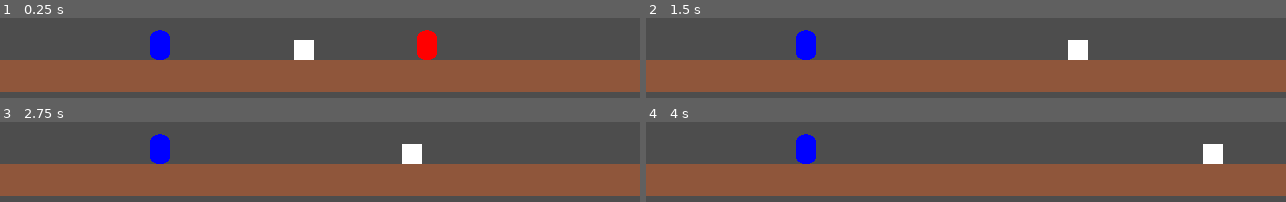
Above: before the commit, frames 1-4 (two rows, left to right).
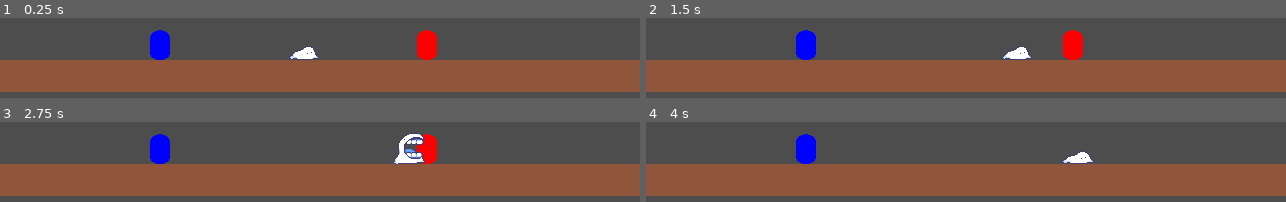
Above: after the commit, the same moments.

Repository: GriffinRio/JamlyticsJam2
Game: Godot game, scene res://Scenes/main.tscn
The game is run twice, just before and just after one commit, with the same random seed, the same clock (stepped at 60 frames per second) and the same inputs.
Inputs:
- Up to frame 1 (0.25 s): no input
- Up to frame 2 (1.5 s): tap Enter at 0.5 s; hold D (move_right) from 0.53 s (still down); tap Up (Jump) at 0.77 s
- Up to frame 3 (2.75 s): tap Up (Jump) at 1.52 s; release D (move_right) at 2.03 s; hold A (move_left) from 2.03 s (still down)
- Up to frame 4 (4 s): release A (move_left) at 2.78 s; hold D (move_right) from 2.78 s (still down); tap Up (Jump) at 3.02, 3.77 s

The runs differ from the first frame. In frame 1, 0.5% of the frame differs, in the area x 45-50%, y 27-53%; in frame 2, 1.8%; in frame 3, 1.9%, in the area x 61-69%, y 13-54%; in frame 4, 1.3%.

Commit message:
Basic player animations working

Diff:
--- a/jamlyticsJam2/Scenes/elemental.tscn
+++ b/jamlyticsJam2/Scenes/elemental.tscn
@@ -7,6 +7,8 @@
 [sub_resource type="CapsuleMesh" id="CapsuleMesh_lapod"]
 
 [node name="Elemental" type="RigidBody2D" unique_id=1503726034 groups=["Elementals"]]
+collision_layer = 2
+collision_mask = 2
 script = ExtResource("1_d3s83")
 
 [node name="CollisionShape2D" type="CollisionShape2D" parent="." unique_id=1951250647]
--- a/jamlyticsJam2/Scenes/player.tscn
+++ b/jamlyticsJam2/Scenes/player.tscn
@@ -1,30 +1,143 @@
 [gd_scene format=3 uid="uid://c6xoexwe8gfxf"]
 
 [ext_resource type="Script" uid="uid://bj4g6070vmbho" path="res://Scripts/player.gd" id="1_v0iea"]
+[ext_resource type="Texture2D" uid="uid://bdliqbitwkf7p" path="res://Art/Sprites/dinkyStinkyChomp-Sheet.png" id="2_6t5aa"]
+[ext_resource type="Texture2D" uid="uid://dhq1jyqqoer8w" path="res://Art/Sprites/dinkyStinkyWalk.png" id="2_cvnsp"]
 
-[sub_resource type="BoxMesh" id="BoxMesh_jjgbg"]
-size = Vector3(20, 20, 1)
+[sub_resource type="CapsuleShape2D" id="CapsuleShape2D_6t5aa"]
+radius = 5.5
+height = 28.0
 
-[sub_resource type="RectangleShape2D" id="RectangleShape2D_7u77a"]
+[sub_resource type="AtlasTexture" id="AtlasTexture_x3wgy"]
+atlas = ExtResource("2_6t5aa")
+region = Rect2(0, 0, 32, 32)
 
-[sub_resource type="CircleShape2D" id="CircleShape2D_v0iea"]
+[sub_resource type="AtlasTexture" id="AtlasTexture_3smsa"]
+atlas = ExtResource("2_6t5aa")
+region = Rect2(32, 0, 32, 32)
+
+[sub_resource type="AtlasTexture" id="AtlasTexture_8erm5"]
+atlas = ExtResource("2_6t5aa")
+region = Rect2(64, 0, 32, 32)
+
+[sub_resource type="AtlasTexture" id="AtlasTexture_f1ek2"]
+atlas = ExtResource("2_6t5aa")
+region = Rect2(96, 0, 32, 32)
+
+[sub_resource type="AtlasTexture" id="AtlasTexture_tx1dd"]
+atlas = ExtResource("2_6t5aa")
+region = Rect2(128, 0, 32, 32)
+
+[sub_resource type="AtlasTexture" id="AtlasTexture_gymyn"]
+atlas = ExtResource("2_6t5aa")
+region = Rect2(160, 0, 32, 32)
+
+[sub_resource type="AtlasTexture" id="AtlasTexture_pu2lt"]
+atlas = ExtResource("2_6t5aa")
+region = Rect2(192, 0, 32, 32)
+
+[sub_resource type="AtlasTexture" id="AtlasTexture_ukyrk"]
+atlas = ExtResource("2_6t5aa")
+region = Rect2(224, 0, 32, 32)
+
+[sub_resource type="AtlasTexture" id="AtlasTexture_cvnsp"]
+atlas = ExtResource("2_cvnsp")
+region = Rect2(0, 0, 32, 32)
+
+[sub_resource type="AtlasTexture" id="AtlasTexture_6t5aa"]
+atlas = ExtResource("2_cvnsp")
+region = Rect2(0, 0, 32, 32)
+
+[sub_resource type="AtlasTexture" id="AtlasTexture_vgqql"]
+atlas = ExtResource("2_cvnsp")
+region = Rect2(32, 0, 32, 32)
+
+[sub_resource type="AtlasTexture" id="AtlasTexture_fkybt"]
+atlas = ExtResource("2_cvnsp")
+region = Rect2(64, 0, 32, 32)
+
+[sub_resource type="SpriteFrames" id="SpriteFrames_x3wgy"]
+animations = [{
+"frames": [{
+"duration": 1.0,
+"texture": SubResource("AtlasTexture_x3wgy")
+}, {
+"duration": 1.0,
+"texture": SubResource("AtlasTexture_3smsa")
+}, {
+"duration": 1.0,
+"texture": SubResource("AtlasTexture_8erm5")
+}, {
+"duration": 1.0,
+"texture": SubResource("AtlasTexture_f1ek2")
+}, {
+"duration": 1.0,
+"texture": SubResource("AtlasTexture_tx1dd")
+}, {
+"duration": 1.0,
+"texture": SubResource("AtlasTexture_gymyn")
+}, {
+"duration": 1.0,
+"texture": SubResource("AtlasTexture_pu2lt")
+}, {
+"duration": 1.0,
+"texture": SubResource("AtlasTexture_ukyrk")
+}],
+"loop": false,
+"name": &"chomp",
+"speed": 5.0
+}, {
+"frames": [{
+"duration": 1.0,
+"texture": SubResource("AtlasTexture_cvnsp")
+}],
+"loop": true,
+"name": &"idle",
+"speed": 3.5
+}, {
+"frames": [{
+"duration": 1.0,
+"texture": SubResource("AtlasTexture_6t5aa")
+}, {
+"duration": 1.0,
+"texture": SubResource("AtlasTexture_vgqql")
+}, {
+"duration": 1.0,
+"texture": SubResource("AtlasTexture_fkybt")
+}],
+"loop": true,
+"name": &"walk",
+"speed": 3.5
+}]
+
+[sub_resource type="CapsuleShape2D" id="CapsuleShape2D_cvnsp"]
+radius = 4.0
+height = 14.0
 
 [node name="Player" type="CharacterBody2D" unique_id=1362860936]
+top_level = true
 script = ExtResource("1_v0iea")
 
-[node name="MeshInstance2D" type="MeshInstance2D" parent="." unique_id=165886755]
-position = Vector2(0, -1)
-mesh = SubResource("BoxMesh_jjgbg")
+[node name="CollisionShape2D" type="CollisionShape2D" parent="." unique_id=2040725548]
+position = Vector2(0, -6)
+rotation = 1.5707964
+shape = SubResource("CapsuleShape2D_6t5aa")
 
-[node name="CollisionShape2D" type="CollisionShape2D" parent="." unique_id=2040725548]
-position = Vector2(0, -1)
-shape = SubResource("RectangleShape2D_7u77a")
+[node name="Pivot" type="Node2D" parent="." unique_id=348292701]
 
-[node name="Mouth" type="Area2D" parent="." unique_id=1355666810]
-position = Vector2(11, -1)
+[node name="AnimatedSprite2D" type="AnimatedSprite2D" parent="Pivot" unique_id=1102710186]
+position = Vector2(0, -16)
+rotation = -0.0011858706
+sprite_frames = SubResource("SpriteFrames_x3wgy")
+animation = &"chomp"
+flip_h = true
+
+[node name="Mouth" type="Area2D" parent="Pivot" unique_id=596518184]
+position = Vector2(5, -6)
+collision_mask = 2
 metadata/_edit_group_ = true
 
-[node name="CollisionShape2D" type="CollisionShape2D" parent="Mouth" unique_id=1063862382]
-shape = SubResource("CircleShape2D_v0iea")
+[node name="CollisionShape2D" type="CollisionShape2D" parent="Pivot/Mouth" unique_id=1657591187]
+shape = SubResource("CapsuleShape2D_cvnsp")
 
-[connection signal="body_entered" from="Mouth" to="." method="_on_mouth_body_entered"]
+[connection signal="body_entered" from="Pivot/Mouth" to="." method="_on_mouth_body_entered"]
--- a/jamlyticsJam2/Scripts/player.gd
+++ b/jamlyticsJam2/Scripts/player.gd
@@ -1,12 +1,15 @@
 extends CharacterBody2D
 
-const SPEED = 135.0
+const SPEED = 70.0
 const JUMP_VELOCITY = -400.0
 var stomach = {
 	"Fire": 0,
 	"Water": 0,
 	"Earth": 0,
 }
+func _ready() -> void:
+	$Pivot/AnimatedSprite2D.animation = "idle"
+	$Pivot/AnimatedSprite2D.play()
 
 func _physics_process(delta: float) -> void:
 	# Add the gravity.
@@ -19,20 +22,28 @@
 
 	# Get the input direction and handle the movement/deceleration.
 	# As good practice, you should replace UI actions with custom gameplay actions.
-	var direction = Input.get_axis("move_left", "move_right")
-	if direction:
-		velocity.x = direction * SPEED
-	else:
-		velocity.x = move_toward(velocity.x, 0, SPEED)
-	#Change to flip_h when dealing with sprites, hopefully stops jumping
-	if(direction > 0):
-		rotation = 0.0
-	elif(direction < 0):
-		rotation = PI
+	if(!$Pivot/AnimatedSprite2D.animation == "chomp"):
+		print($Pivot/AnimatedSprite2D.animation)
+		var direction = Input.get_axis("move_left", "move_right")
+		if direction:
+			$Pivot/AnimatedSprite2D.animation = "walk"
+			velocity.x = direction * SPEED
 
-	move_and_slide()
+		else:
+			$Pivot/AnimatedSprite2D.animation = "idle"
+			velocity.x = move_toward(velocity.x, 0, SPEED)
+		if(direction < 0):
+			$Pivot.scale.x = -1
+		elif(direction > 0):
+			$Pivot.scale.x = 1
+
+		move_and_slide()
 
 func _on_mouth_body_entered(body: Node2D) -> void:
 	if(body.is_in_group("Elementals")):
+		$Pivot/AnimatedSprite2D.animation = "chomp"
+		await $Pivot/AnimatedSprite2D.animation_finished
+		$Pivot/AnimatedSprite2D.animation = "idle"
+		$Pivot/AnimatedSprite2D.play()
 		stomach[body.element] += 1
 		body.queue_free()
